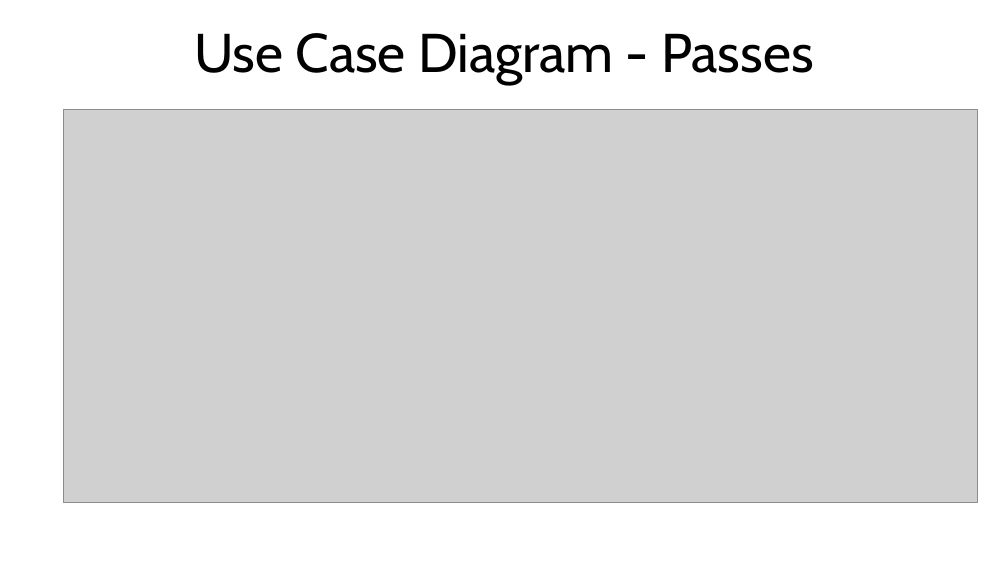
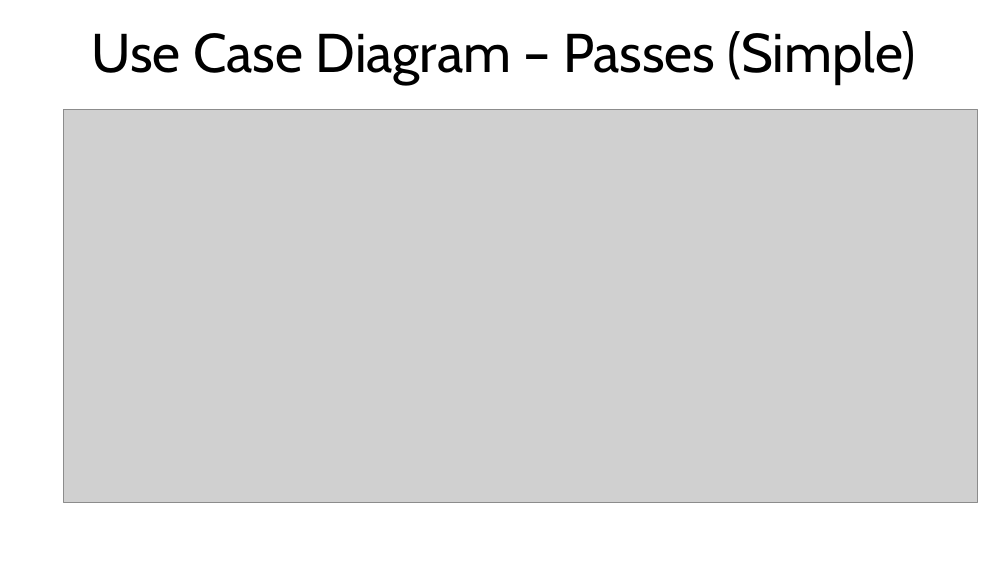
Before and after one commit to PapayaSupreme/SkiResort, a slide deck: slide 4 of Ski Resort.pptx. Drawn at 1008x567 pixels with LibreOffice and Linux fonts; fonts in the diff are those of the drawing; grey boxes stand for pictures. Boxes give left, top, right and bottom in pixels: in the first picture for what was removed or moved away, otherwise in the second. Text is boxed around its words. In the diff, an @@ line names an element or a change of style, - is before the commit and + after.

Commit message:
update diagrams and pptx

```diff
--- a/Ski Resort.pptx
+++ b/Ski Resort.pptx
@@ title at (x1=92, y1=31, x2=916, y2=83): text changed @@
-Use Case Diagram - Passes
+Use Case Diagram – Passes (Simple)
```
Also in this commit, not shown: 5 other slides changed, 2 other files.
